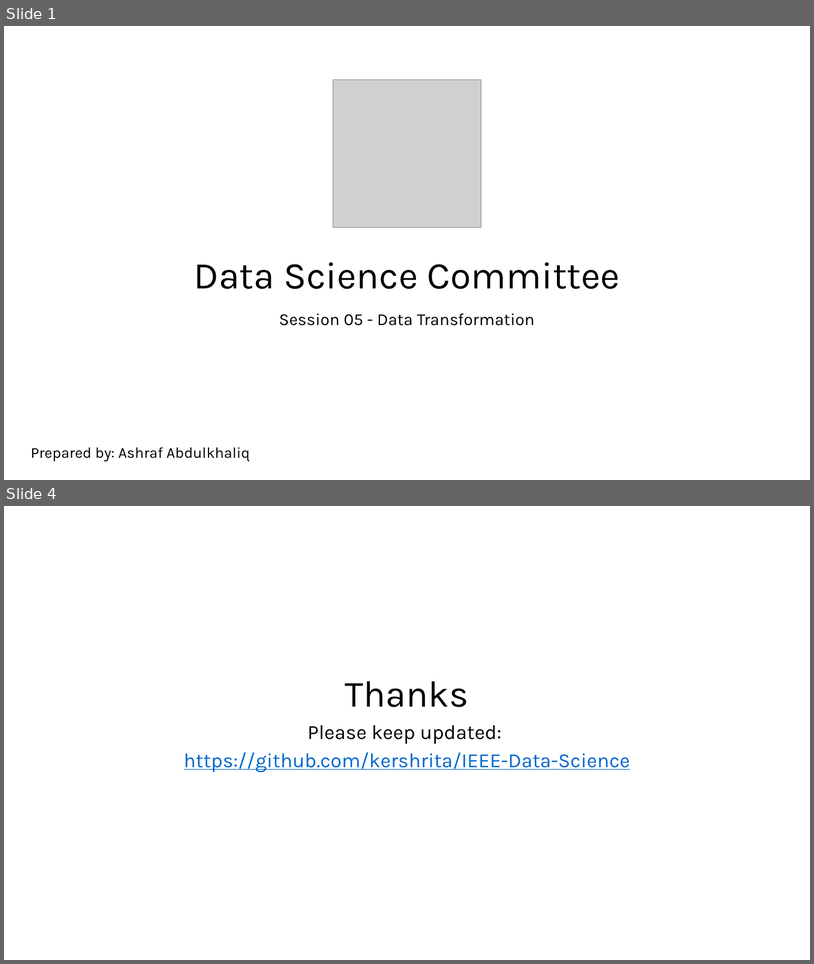
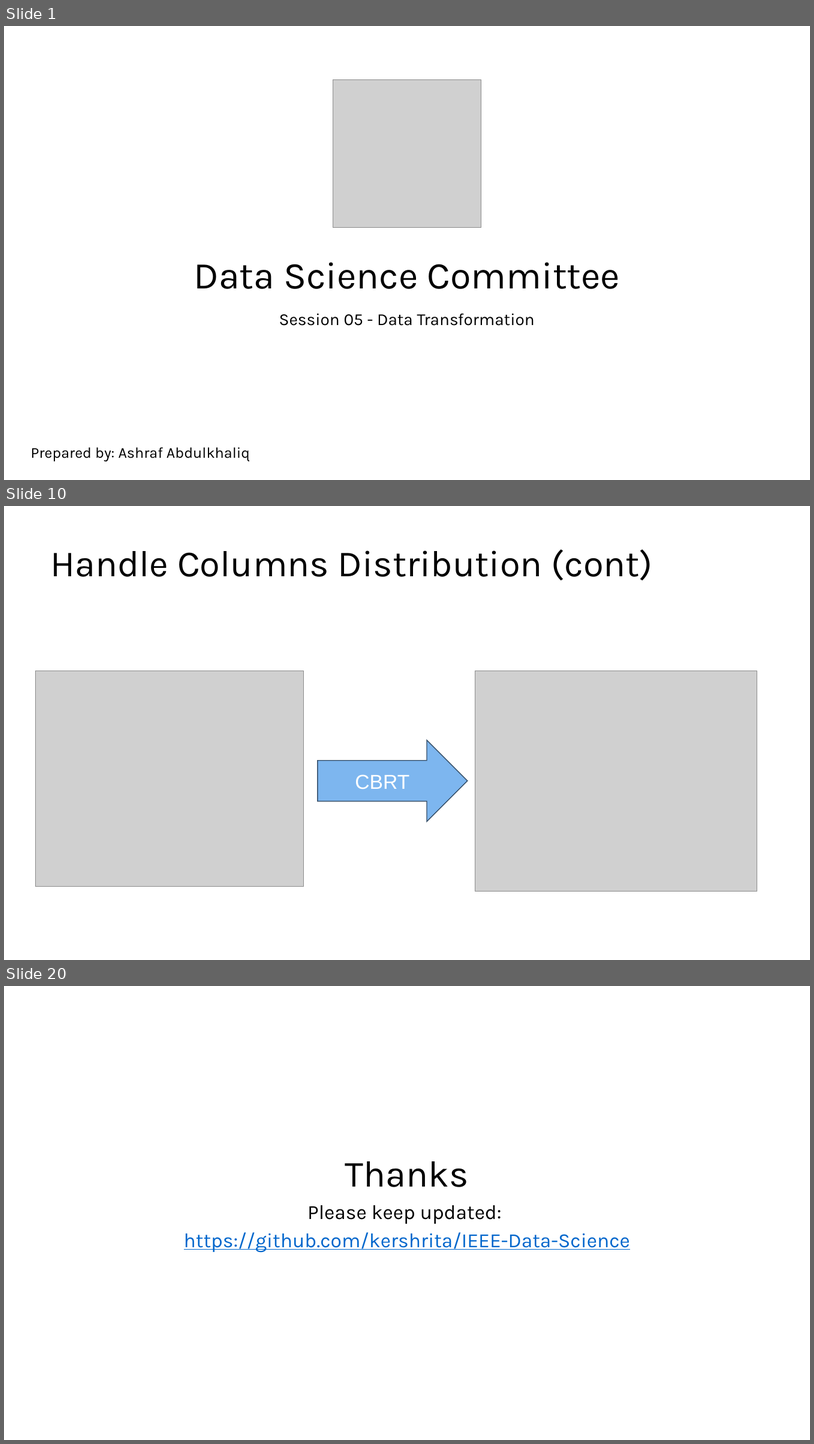
Before and after one commit to kershrita/Data-Science-Roadmap, a slide deck: slides/Session 05 - Data Transformation.pptx. Shown one above the other, each under a label of ours: slides 1 and 4 before the commit, slides 1, 10 and 20 after it; the slides between them are not shown. The pictures are 814x964 and 814x1444 pixels, drawn with LibreOffice and Linux fonts; fonts in the diff are those of the drawing; grey boxes stand for pictures. Boxes give left, top, right and bottom in pixels: in the first picture for what was removed or moved away, otherwise in the second. Text is boxed around its words. In the diff, an @@ line names an element or a change of style, - is before the commit and + after.

```diff
--- a/slides/Session 05 - Data Transformation.pptx
+++ b/slides/Session 05 - Data Transformation.pptx
@@ slide 10 added at box(4, 506, 810, 960), background #FFFFFF @@
@@ title added at box(50, 549, 653, 580), 44 pt, text #000000 @@
+Handle Columns Distribution (cont)
@@ picture added at box(35, 670, 303, 886) @@
@@ picture added at box(475, 670, 758, 891) @@
@@ right arrow added at box(318, 740, 468, 821), fill #7DB6EF, outline #375069 1 pt, 24 pt, text #FFFFFF @@
+CBRT
@@ what was slide 4 is now slide 20 @@
```
Also in this commit, not shown: 17 other slides added, 2 slides removed, 2 other files.
